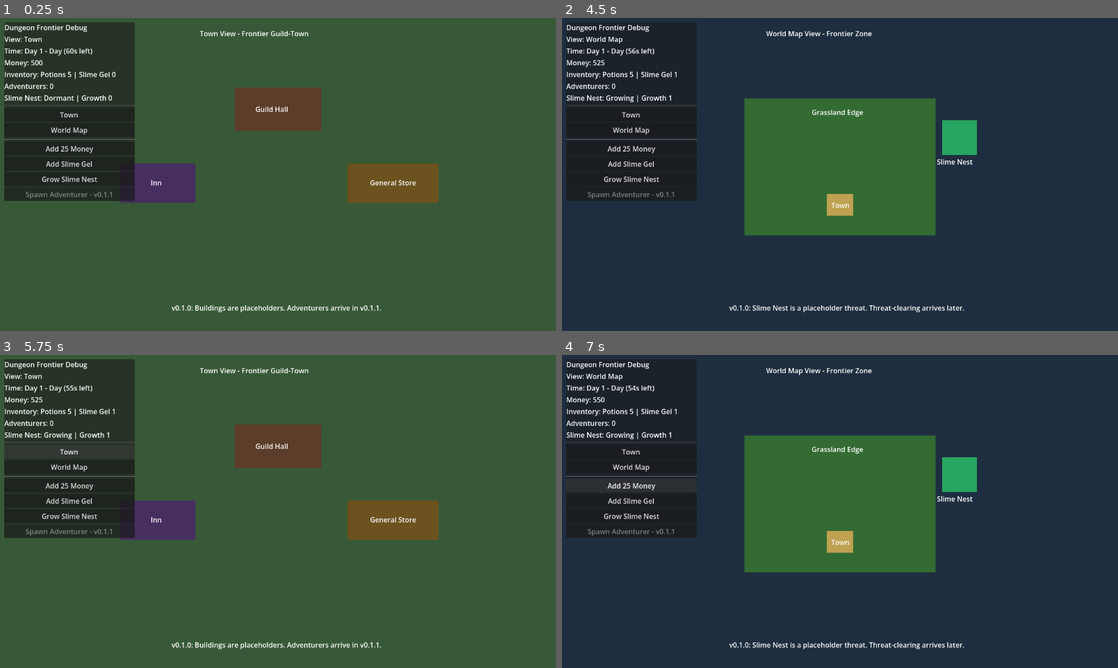
Above: before the commit, frames 1-4 (two rows, left to right).
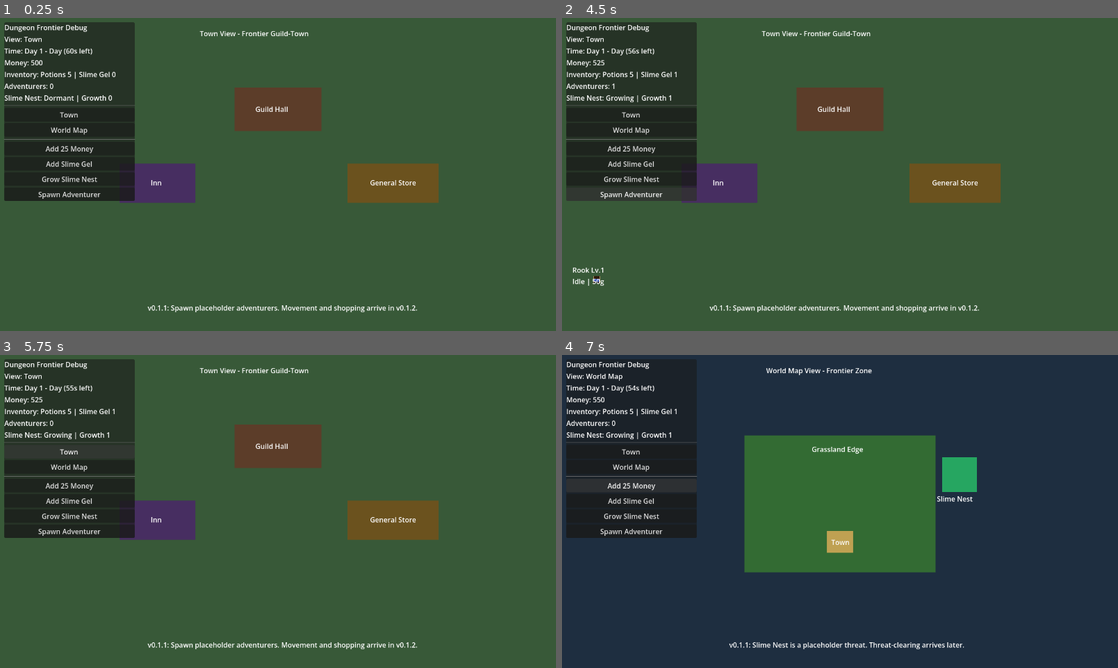
Above: after the commit, the same moments.

Repository: Caithis/AdventureVillage
Game: Godot game, scene res://scenes/main/Main.tscn
Same seed, same stepped clock (60 frames per second), same inputs: the game is played once before the commit and once after it.
Inputs (mouse positions are in pixels of both pictures, inside the frame that each line leads up to):
- Up to frame 1 (0.25 s): no input
- Up to frame 2 (4.5 s): click "Town" at 0.5 s; click "World Map" at 1.25 s; click "Add 25 Money" at 2 s; click "Add Slime Gel" at 2.75 s; click "Grow Slime Nest" at 3.5 s; click (628, 193) at 4.25 s, where only the run after the commit has a clickable "Spawn Adventurer"
- Up to frame 3 (5.75 s): click "Town" at 5 s
- Up to frame 4 (7 s): click "World Map" at 5.75 s; click "Add 25 Money" at 6.5 s

The runs differ from the first frame. In frame 1, 0.6% of the frame differs, in the area x 4-75%, y 55-94%; in frame 2, 75%, in the area x 0-100%, y 0-100%; in frame 3, 0.6%; in frame 4, 0.2%.

Commit message:
Went ahead with v0.1.1 had a few issues but was able to remove the class_name conflicts from autoload singletons

Diff:
--- /dev/null
+++ b/godot_project/scenes/adventurers/Adventurer.tscn
@@ -0,0 +1,45 @@
+[gd_scene load_steps=3 format=3]
+
+[ext_resource type="Script" path="res://scripts/adventurers/Adventurer.gd" id="1_adventurer_script"]
+[ext_resource type="Script" path="res://scripts/adventurers/AdventurerAI.gd" id="2_ai_script"]
+
+[node name="Adventurer" type="Node2D"]
+script = ExtResource("1_adventurer_script")
+
+[node name="Body" type="ColorRect" parent="."]
+offset_left = -8.0
+offset_top = -16.0
+offset_right = 8.0
+offset_bottom = 0.0
+color = Color(0.86, 0.72, 0.48, 1)
+
+[node name="Hair" type="ColorRect" parent="."]
+offset_left = -7.0
+offset_top = -16.0
+offset_right = 7.0
+offset_bottom = -10.0
+color = Color(0.18, 0.11, 0.05, 1)
+
+[node name="Shirt" type="ColorRect" parent="."]
+offset_left = -7.0
+offset_top = -10.0
+offset_right = 7.0
+offset_bottom = -3.0
+color = Color(0.22, 0.33, 0.72, 1)
+
+[node name="Feet" type="ColorRect" parent="."]
+offset_left = -7.0
+offset_top = -3.0
+offset_right = 7.0
+offset_bottom = 0.0
+color = Color(0.08, 0.06, 0.04, 1)
+
+[node name="NameLabel" type="Label" parent="."]
+offset_left = -56.0
+offset_top = -42.0
+offset_right = 72.0
+offset_bottom = -20.0
+text = "Adventurer"
+
+[node name="AdventurerAI" type="Node" parent="."]
+script = ExtResource("2_ai_script")
--- a/godot_project/scenes/town/Town.tscn
+++ b/godot_project/scenes/town/Town.tscn
@@ -61,6 +61,8 @@
 offset_bottom = 56.0
 text = "General Store"
 
+[node name="Adventurers" type="Node2D" parent="."]
+
 [node name="Markers" type="Node2D" parent="."]
 
 [node name="TownEntrance" type="Marker2D" parent="Markers"]
@@ -76,8 +78,8 @@
 position = Vector2(1210, 610)
 
 [node name="MarkerHintLabel" type="Label" parent="."]
-offset_left = 395.0
+offset_left = 340.0
 offset_top = 655.0
-offset_right = 920.0
+offset_right = 1000.0
 offset_bottom = 685.0
-text = "v0.1.0: Buildings are placeholders. Adventurers arrive in v0.1.1."
+text = "v0.1.1: Spawn placeholder adventurers. Movement and shopping arrive in v0.1.2."
--- a/godot_project/scenes/ui/DebugUI.tscn
+++ b/godot_project/scenes/ui/DebugUI.tscn
@@ -75,5 +75,4 @@
 
 [node name="SpawnAdventurerButton" type="Button" parent="PanelContainer/VBoxContainer"]
 layout_mode = 2
-disabled = true
-text = "Spawn Adventurer - v0.1.1"
+text = "Spawn Adventurer"
--- a/godot_project/scenes/world_map/WorldMap.tscn
+++ b/godot_project/scenes/world_map/WorldMap.tscn
@@ -68,4 +68,4 @@
 offset_top = 655.0
 offset_right = 935.0
 offset_bottom = 685.0
-text = "v0.1.0: Slime Nest is a placeholder threat. Threat-clearing arrives later."
+text = "v0.1.1: Slime Nest is a placeholder threat. Threat-clearing arrives later."
--- /dev/null
+++ b/godot_project/scripts/adventurers/Adventurer.gd
@@ -0,0 +1,69 @@
+extends Node2D
+class_name Adventurer
+
+@onready var name_label: Label = $NameLabel
+@onready var ai: Node = $AdventurerAI
+
+var display_name: String = "Rook"
+var class_id: String = "fighter"
+var level: int = 1
+var gold: int = 50
+var happiness: int = 0
+var health: int = 30
+var max_health: int = 30
+var inventory: Dictionary = {}
+var current_state: String = "Idle"
+
+func _ready() -> void:
+    _refresh_label()
+
+func _exit_tree() -> void:
+    if Engine.is_editor_hint():
+        return
+
+    if is_node_ready():
+        GameState.unregister_adventurer(self)
+
+func setup_placeholder(new_display_name: String, new_class_id: String, new_level: int) -> void:
+    display_name = new_display_name
+    class_id = new_class_id
+    level = new_level
+    name = "Adventurer_%s" % display_name
+
+    if ai != null and ai.has_method("set_state"):
+        ai.set_state("Idle")
+
+    _refresh_label()
+
+func set_state(new_state: String) -> void:
+    current_state = new_state
+    _refresh_label()
+
+func add_item(item_id: String, amount: int) -> void:
+    if amount <= 0:
+        return
+
+    inventory[item_id] = int(inventory.get(item_id, 0)) + amount
+    _refresh_label()
+
+func spend_gold(amount: int) -> bool:
+    if amount <= 0:
+        return false
+
+    if gold < amount:
+        return false
+
+    gold -= amount
+    _refresh_label()
+    return true
+
+func _refresh_label() -> void:
+    if name_label == null:
+        return
+
+    name_label.text = "%s Lv.%d\n%s | %dg" % [
+        display_name,
+        level,
+        current_state,
+        gold
+    ]
--- /dev/null
+++ b/godot_project/scripts/adventurers/AdventurerAI.gd
@@ -0,0 +1,18 @@
+extends Node
+class_name AdventurerAI
+
+var current_state: String = "Idle"
+
+@onready var adventurer: Adventurer = get_parent() as Adventurer
+
+func _ready() -> void:
+    set_state("Idle")
+
+func set_state(new_state: String) -> void:
+    current_state = new_state
+
+    if adventurer != null and adventurer.has_method("set_state"):
+        adventurer.set_state(current_state)
+
+func get_state() -> String:
+    return current_state
--- a/godot_project/scripts/autoload/GameState.gd
+++ b/godot_project/scripts/autoload/GameState.gd
@@ -6,8 +6,8 @@
 var current_view_name: String = "Unknown"
 
 var town_inventory: Dictionary = {
-    "small_potion": 5,
-    "slime_gel": 0,
+	"small_potion": 5,
+	"slime_gel": 0,
 }
 
 var adventurers: Array[Node] = []
@@ -16,72 +16,80 @@
 var slime_nest_growth: int = 0
 
 func emit_state_changed() -> void:
-    state_changed.emit()
+	state_changed.emit()
 
 func add_money(amount: int) -> void:
-    money += amount
-    state_changed.emit()
+	money += amount
+	state_changed.emit()
 
 func spend_money(amount: int) -> bool:
-    if amount < 0:
-        push_warning("Cannot spend a negative amount.")
-        return false
+	if amount < 0:
+		push_warning("Cannot spend a negative amount.")
+		return false
 
-    if money < amount:
-        return false
+	if money < amount:
+		return false
 
-    money -= amount
-    state_changed.emit()
-    return true
+	money -= amount
+	state_changed.emit()
+	return true
 
 func add_item(item_id: String, amount: int) -> void:
-    if amount <= 0:
-        return
+	if amount <= 0:
+		return
 
-    town_inventory[item_id] = get_item_count(item_id) + amount
-    state_changed.emit()
+	town_inventory[item_id] = get_item_count(item_id) + amount
+	state_changed.emit()
 
 func remove_item(item_id: String, amount: int) -> bool:
-    if amount <= 0:
-        return false
+	if amount <= 0:
+		return false
 
-    var current_amount := get_item_count(item_id)
-    if current_amount < amount:
-        return false
+	var current_amount := get_item_count(item_id)
+	if current_amount < amount:
+		return false
 
-    town_inventory[item_id] = current_amount - amount
-    state_changed.emit()
-    return true
+	town_inventory[item_id] = current_amount - amount
+	state_changed.emit()
+	return true
 
 func get_item_count(item_id: String) -> int:
-    return int(town_inventory.get(item_id, 0))
+	return int(town_inventory.get(item_id, 0))
 
 func register_adventurer(adventurer: Node) -> void:
-    if adventurer == null:
-        return
+	if adventurer == null:
+		return
 
-    if not adventurers.has(adventurer):
-        adventurers.append(adventurer)
-        state_changed.emit()
+	if not adventurers.has(adventurer):
+		adventurers.append(adventurer)
+		state_changed.emit()
 
 func unregister_adventurer(adventurer: Node) -> void:
-    if adventurers.has(adventurer):
-        adventurers.erase(adventurer)
-        state_changed.emit()
+	if adventurers.has(adventurer):
+		adventurers.erase(adventurer)
+		state_changed.emit()
 
 func get_adventurer_count() -> int:
-    return adventurers.size()
+	_remove_invalid_adventurer_references()
+	return adventurers.size()
+
+func _remove_invalid_adventurer_references() -> void:
+	var valid_adventurers: Array[Node] = []
+	for adventurer in adventurers:
+		if is_instance_valid(adventurer):
+			valid_adventurers.append(adventurer)
+	adventurers = valid_adventurers
 
 func grow_slime_nest(amount: int = 1) -> void:
-    slime_nest_growth += amount
+	slime_nest_growth += amount
 
-    if slime_nest_growth <= 0:
-        slime_nest_status = "Dormant"
-    elif slime_nest_growth < 3:
-        slime_nest_status = "Growing"
-    elif slime_nest_growth < 6:
-        slime_nest_status = "Dangerous"
-    else:
-        slime_nest_status = "Raid Risk"
+	if slime_nest_growth <= 0:
+		slime_nest_status = "Dormant"
+	elif slime_nest_growth < 3:
+		slime_nest_status = "Growing"
+	elif slime_nest_growth < 6:
+		slime_nest_status = "Dangerous"
+	else:
+		slime_nest_status = "Raid Risk"
 
-    state_changed.emit()
+	state_changed.emit()
--- a/godot_project/scripts/autoload/SceneRouter.gd
+++ b/godot_project/scripts/autoload/SceneRouter.gd
@@ -9,23 +9,43 @@
 var current_view_name: String = "Unknown"
 
 func set_main(main: Node) -> void:
-    main_scene = main
+	main_scene = main
 
 func go_to_town() -> void:
-    _go_to_scene(TOWN_SCENE_PATH, "Town")
+	_go_to_scene(TOWN_SCENE_PATH, "Town")
 
 func go_to_world_map() -> void:
-    _go_to_scene(WORLD_MAP_SCENE_PATH, "World Map")
+	_go_to_scene(WORLD_MAP_SCENE_PATH, "World Map")
+
+func request_spawn_adventurer() -> void:
+	if main_scene == null:
+		push_error("SceneRouter cannot spawn adventurer because no main scene is registered.")
+		return
+
+	if not main_scene.has_method("get_current_view"):
+		push_error("Main scene does not expose get_current_view().")
+		return
+
+	var current_view: Node = main_scene.get_current_view()
+
+	if current_view == null or not current_view.has_method("spawn_placeholder_adventurer"):
+		go_to_town()
+		current_view = main_scene.get_current_view()
+
+	if current_view != null and current_view.has_method("spawn_placeholder_adventurer"):
+		current_view.spawn_placeholder_adventurer()
+	else:
+		push_error("Could not spawn adventurer because the active view is not Town.")
 
 func _go_to_scene(scene_path: String, view_name: String) -> void:
-    if main_scene == null:
-        push_error("SceneRouter has no main scene registered.")
-        return
+	if main_scene == null:
+		push_error("SceneRouter has no main scene registered.")
+		return
 
-    if not main_scene.has_method("load_view"):
-        push_error("Registered main scene does not have a load_view(scene_path, view_name) method.")
-        return
+	if not main_scene.has_method("load_view"):
+		push_error("Registered main scene does not have a load_view(scene_path, view_name) method.")
+		return
 
-    current_view_name = view_name
-    main_scene.load_view(scene_path, view_name)
-    scene_changed.emit(view_name)
+	current_view_name = view_name
+	main_scene.load_view(scene_path, view_name)
+	scene_changed.emit(view_name)
--- a/godot_project/scripts/main/Main.gd
+++ b/godot_project/scripts/main/Main.gd
@@ -9,27 +9,30 @@
 var current_view_name: String = "None"
 
 func _ready() -> void:
-    SceneRouter.set_main(self)
-    _spawn_debug_ui()
-    SceneRouter.go_to_town()
+	SceneRouter.set_main(self)
+	_spawn_debug_ui()
+	SceneRouter.go_to_town()
 
 func _spawn_debug_ui() -> void:
-    var debug_ui := DEBUG_UI_SCENE.instantiate()
-    ui_layer.add_child(debug_ui)
+	var debug_ui := DEBUG_UI_SCENE.instantiate()
+	ui_layer.add_child(debug_ui)
 
 func load_view(scene_path: String, view_name: String) -> void:
-    if current_view != null:
-        current_view.queue_free()
-        current_view = null
+	if current_view != null:
+		current_view.queue_free()
+		current_view = null
 
-    var packed_scene := load(scene_path) as PackedScene
-    if packed_scene == null:
-        push_error("Could not load scene: " + scene_path)
-        return
+	var packed_scene := load(scene_path) as PackedScene
+	if packed_scene == null:
+		push_error("Could not load scene: " + scene_path)
+		return
 
-    current_view = packed_scene.instantiate()
-    view_container.add_child(current_view)
+	current_view = packed_scene.instantiate()
+	view_container.add_child(current_view)
 
-    current_view_name = view_name
-    GameState.current_view_name = view_name
-    GameState.emit_state_changed()
+	current_view_name = view_name
+	GameState.current_view_name = view_name
+	GameState.emit_state_changed()
+
+func get_current_view() -> Node:
+	return current_view
--- a/godot_project/scripts/town/Town.gd
+++ b/godot_project/scripts/town/Town.gd
@@ -1,4 +1,42 @@
 extends Node2D
 
+const ADVENTURER_SCENE: PackedScene = preload("res://scenes/adventurers/Adventurer.tscn")
+
+@onready var adventurers_container: Node2D = $Adventurers
+@onready var town_entrance: Marker2D = $Markers/TownEntrance
+
+var spawn_count: int = 0
+
 func _ready() -> void:
-    print("Town scene loaded.")
+	print("Town scene loaded.")
+
+func spawn_placeholder_adventurer() -> void:
+	var adventurer := ADVENTURER_SCENE.instantiate()
+	adventurers_container.add_child(adventurer)
+
+	var spawn_offset := Vector2((spawn_count % 8) * 24, -int(spawn_count / 8) * 24)
+	adventurer.global_position = town_entrance.global_position + spawn_offset
+
+	if adventurer.has_method("setup_placeholder"):
+		adventurer.setup_placeholder(_generate_adventurer_name(), "fighter", 1)
+
+	GameState.register_adventurer(adventurer)
+
+	spawn_count += 1
+	print("Spawned adventurer: ", adventurer.name)
+
+func _generate_adventurer_name() -> String:
+	var names: Array[String] = [
+		"Rook",
+		"Mira",
+		"Bram",
+		"Tessa",
+		"Galen",
+		"Nia",
+		"Orin",
+		"Lysa",
+		"Perrin",
+        "Sable"
+	]
+
+	return names[spawn_count % names.size()]
--- a/godot_project/scripts/ui/DebugUI.gd
+++ b/godot_project/scripts/ui/DebugUI.gd
@@ -12,61 +12,66 @@
 @onready var add_money_button: Button = $PanelContainer/VBoxContainer/AddMoneyButton
 @onready var add_slime_gel_button: Button = $PanelContainer/VBoxContainer/AddSlimeGelButton
 @onready var grow_slime_nest_button: Button = $PanelContainer/VBoxContainer/GrowSlimeNestButton
+@onready var spawn_adventurer_button: Button = $PanelContainer/VBoxContainer/SpawnAdventurerButton
 
 var cached_day_number: int = 1
 var cached_phase_name: String = "Day"
 var cached_time_remaining: float = 0.0
 
 func _ready() -> void:
-    town_button.pressed.connect(_on_town_button_pressed)
-    world_map_button.pressed.connect(_on_world_map_button_pressed)
-    add_money_button.pressed.connect(_on_add_money_button_pressed)
-    add_slime_gel_button.pressed.connect(_on_add_slime_gel_button_pressed)
-    grow_slime_nest_button.pressed.connect(_on_grow_slime_nest_button_pressed)
+	town_button.pressed.connect(_on_town_button_pressed)
+	world_map_button.pressed.connect(_on_world_map_button_pressed)
+	add_money_button.pressed.connect(_on_add_money_button_pressed)
+	add_slime_gel_button.pressed.connect(_on_add_slime_gel_button_pressed)
+	grow_slime_nest_button.pressed.connect(_on_grow_slime_nest_button_pressed)
+	spawn_adventurer_button.pressed.connect(_on_spawn_adventurer_button_pressed)
 
-    GameState.state_changed.connect(_refresh_state_labels)
-    GameClock.time_updated.connect(_on_time_updated)
+	GameState.state_changed.connect(_refresh_state_labels)
+	GameClock.time_updated.connect(_on_time_updated)
 
-    _refresh_state_labels()
+	_refresh_state_labels()
 
 func _on_town_button_pressed() -> void:
-    SceneRouter.go_to_town()
+	SceneRouter.go_to_town()
 
 func _on_world_map_button_pressed() -> void:
-    SceneRouter.go_to_world_map()
+	SceneRouter.go_to_world_map()
 
 func _on_add_money_button_pressed() -> void:
-    GameState.add_money(25)
+	GameState.add_money(25)
 
 func _on_add_slime_gel_button_pressed() -> void:
-    GameState.add_item("slime_gel", 1)
+	GameState.add_item("slime_gel", 1)
 
 func _on_grow_slime_nest_button_pressed() -> void:
-    GameState.grow_slime_nest(1)
+	GameState.grow_slime_nest(1)
+
+func _on_spawn_adventurer_button_pressed() -> void:
+	SceneRouter.request_spawn_adventurer()
 
 func _on_time_updated(day_number: int, phase_name: String, time_remaining: float, _phase_progress: float) -> void:
-    cached_day_number = day_number
-    cached_phase_name = phase_name
-    cached_time_remaining = time_remaining
-    _refresh_time_label()
+	cached_day_number = day_number
+	cached_phase_name = phase_name
+	cached_time_remaining = time_remaining
+	_refresh_time_label()
 
 func _refresh_time_label() -> void:
-    time_label.text = "Time: Day %d - %s (%ds left)" % [
-        cached_day_number,
-        cached_phase_name,
-        int(ceil(cached_time_remaining))
-    ]
+	time_label.text = "Time: Day %d - %s (%ds left)" % [
+		cached_day_number,
+		cached_phase_name,
+		int(ceil(cached_time_remaining))
+	]
 
 func _refresh_state_labels() -> void:
-    view_label.text = "View: " + GameState.current_view_name
-    money_label.text = "Money: %d" % GameState.money
-    inventory_label.text = "Inventory: Potions %d | Slime Gel %d" % [
-        GameState.get_item_count("small_potion"),
-        GameState.get_item_count("slime_gel")
-    ]
-    adventurer_label.text = "Adventurers: %d" % GameState.get_adventurer_count()
-    threat_label.text = "Slime Nest: %s | Growth %d" % [
-        GameState.slime_nest_status,
-        GameState.slime_nest_growth
-    ]
-    _refresh_time_label()
+	view_label.text = "View: " + GameState.current_view_name
+	money_label.text = "Money: %d" % GameState.money
+	inventory_label.text = "Inventory: Potions %d | Slime Gel %d" % [
+		GameState.get_item_count("small_potion"),
+		GameState.get_item_count("slime_gel")
+	]
+	adventurer_label.text = "Adventurers: %d" % GameState.get_adventurer_count()
+	threat_label.text = "Slime Nest: %s | Growth %d" % [
+		GameState.slime_nest_status,
+		GameState.slime_nest_growth
+	]
+	_refresh_time_label()
Not shown, added: godot_project/scripts/adventurers/Adventurer.gd.uid
Not shown, added: godot_project/scripts/adventurers/AdventurerAI.gd.uid
Not shown, changed: .gitignore
Not shown, changed: README.md
Not shown, changed: docs/Changelog.md
Not shown, changed: docs/GDD.md
Not shown, added: docs/Hotfix_v0_1_1_1.md
Not shown, changed: docs/KnownIssues.md
Not shown, changed: docs/Phase1_ImplementationPlan.md
Not shown, changed: docs/ProjectState.md
Not shown, added: docs/TestChecklist_v0_1_1.md
